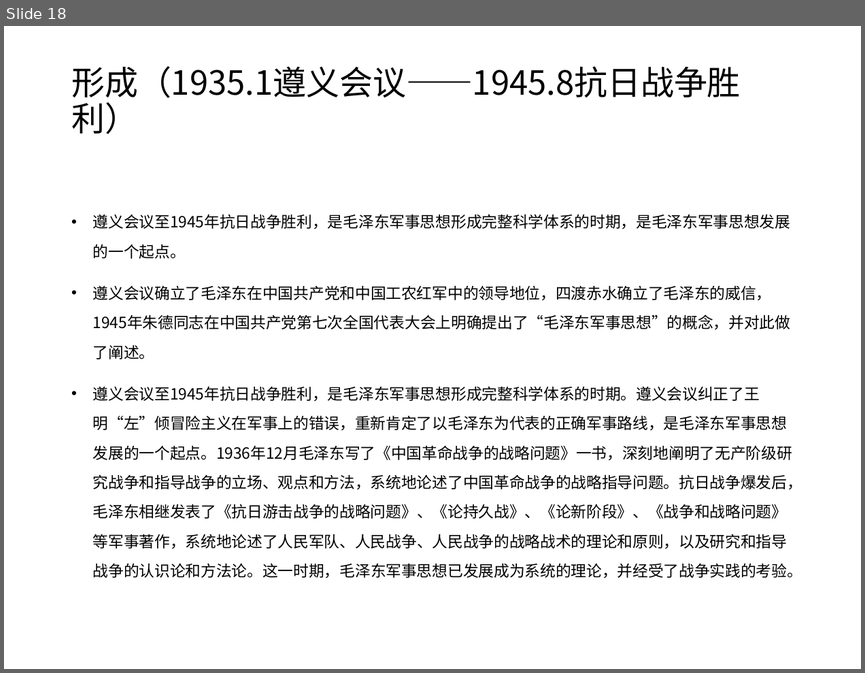
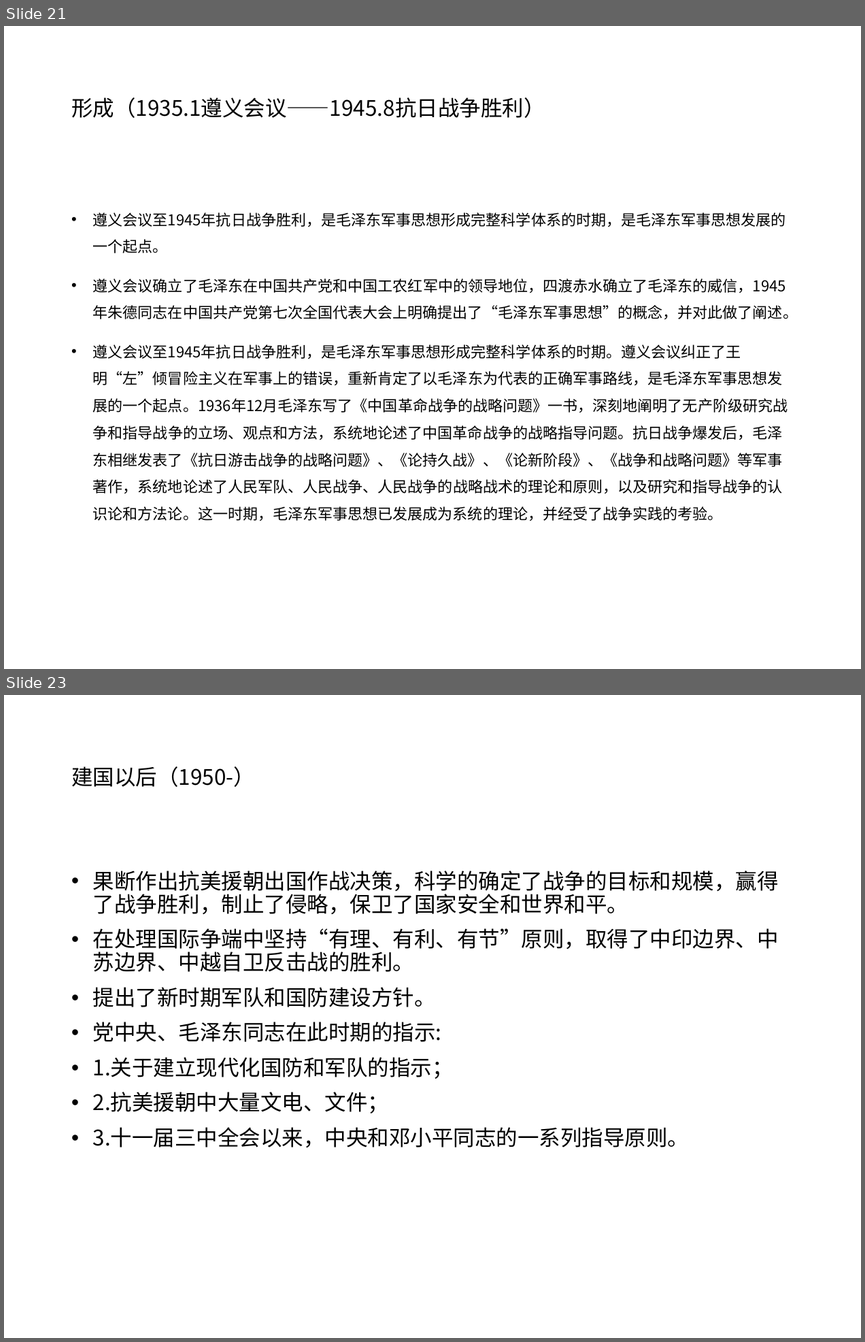
Before and after one commit to 117503445/history-ppt, a slide deck: 近代史张都铭小组-结构.pptx. Shown one above the other, each under a label of ours: slide 18 before the commit, slides 21 and 23 after it; the slides between them are not shown. The pictures are 865x673 and 865x1342 pixels, drawn with LibreOffice and Linux fonts; fonts in the diff are those of the drawing. Boxes give left, top, right and bottom in pixels: in the first picture for what was removed or moved away, otherwise in the second. Text is boxed around its words. In the diff, an @@ line names an element or a change of style, - is before the commit and + after.

```diff
--- a/近代史张都铭小组-结构.pptx
+++ b/近代史张都铭小组-结构.pptx
@@ slide 23 added at bbox=[4, 695, 861, 1338], background #FFFFFF @@
@@ title added at bbox=[71, 766, 255, 787], 18 pt, text #000000 @@
+建国以后（1950-）
@@ text added at bbox=[93, 870, 779, 1147], 18 pt, text #000000 @@
+• 果断作出抗美援朝出国作战决策，科学的确定了战争的目标和规模，赢得了战争胜利，制止了侵略，保卫了国家安全和世界和平。
+• 在处理国际争端中坚持“有理、有利、有节”原则，取得了中印边界、中苏边界、中越自卫反击战的胜利。
+• 提出了新时期军队和国防建设方针。
+• 党中央、毛泽东同志在此时期的指示:
+• 1.关于建立现代化国防和军队的指示；
+• 2.抗美援朝中大量文电、文件；
+• 3.十一届三中全会以来，中央和邓小平同志的一系列指导原则。
@@ what was slide 18 is now slide 21 @@
@@ slide 21 changed as well @@
@@ title "形成（1935.1遵义会议——1945.8抗日战争胜利）" at bbox=[71, 97, 545, 118]: size 28 to 18 pt @@
@@ text "遵义会议至1945年抗日战争胜利，是毛泽东军事思想形成完整科学体系的时期，是毛泽东军事思想发展的一个起点。" at bbox=[93, 212, 798, 520]: size 12.9 to 12.6 pt; line spacing 1.6 to 1.5 @@
```
Also in this commit, not shown: 19 other slides changed, 3 other slides added, 1 other file.
